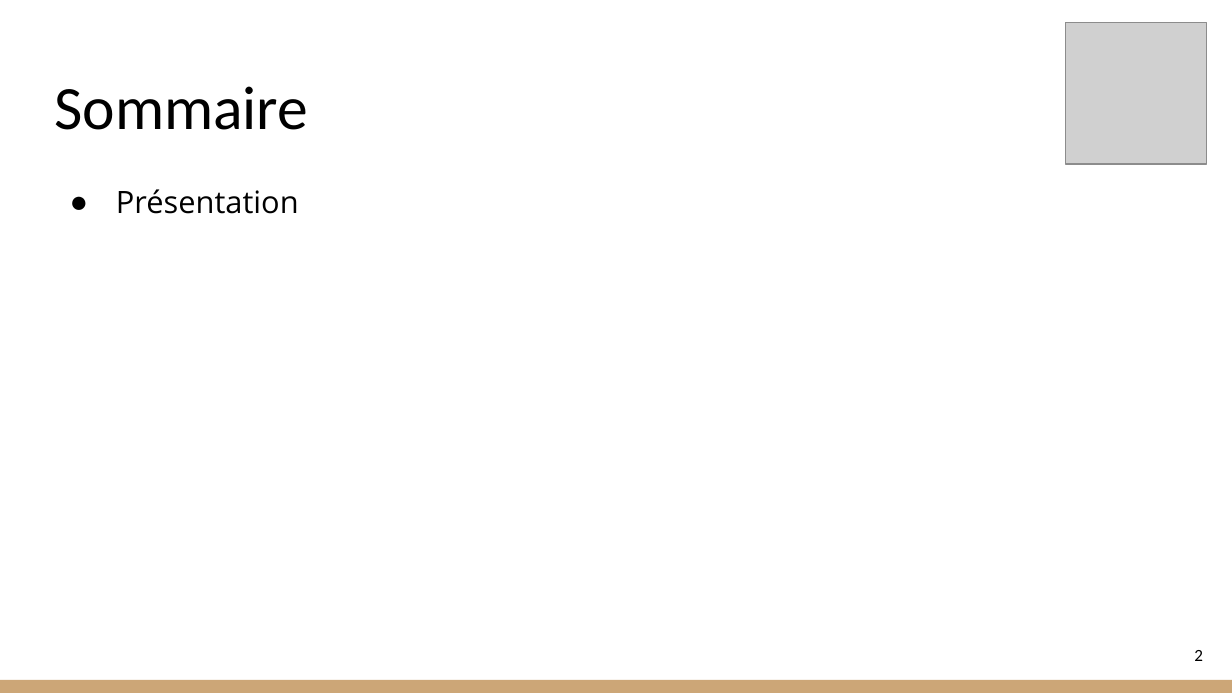
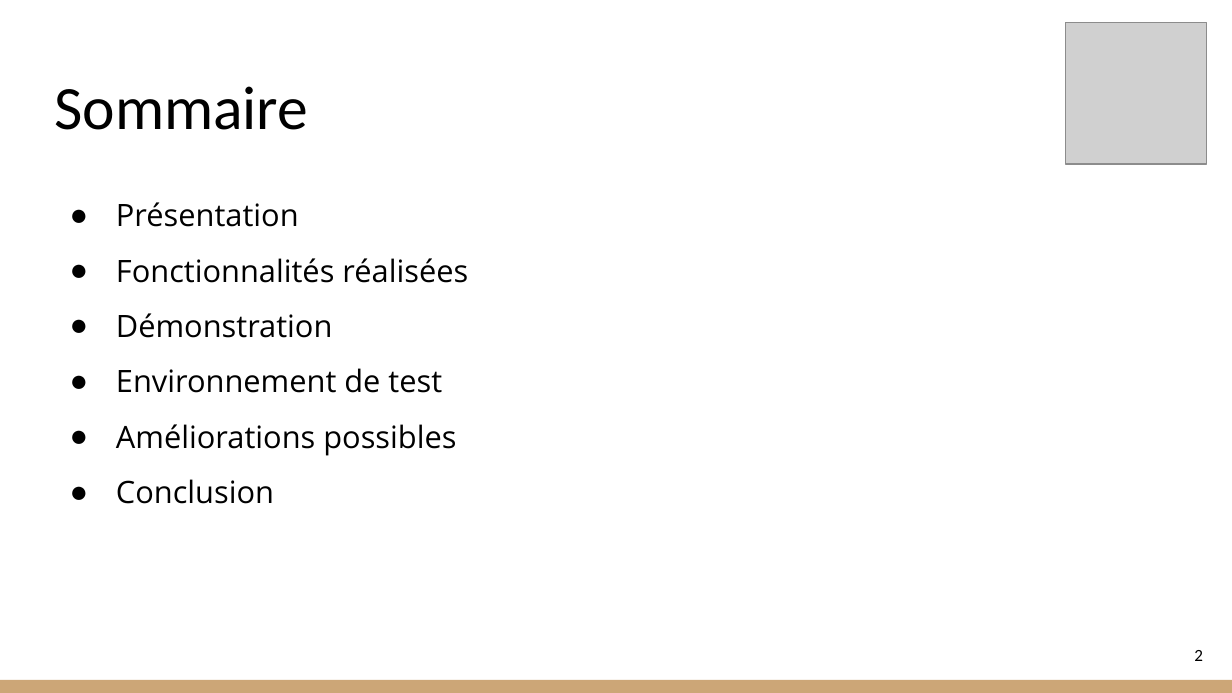
Before and after one commit to RohrbacherLeon/coditor, a slide deck: slide 2 of doc/Presentation_conception.pptx. Drawn at 1232x693 pixels with LibreOffice and Linux fonts; fonts in the diff are those of the drawing; grey boxes stand for pictures. Boxes give left, top, right and bottom in pixels: in the first picture for what was removed or moved away, otherwise in the second. Text is boxed around its words. In the diff, an @@ line names an element or a change of style, - is before the commit and + after.

```diff
--- a/doc/Presentation_conception.pptx
+++ b/doc/Presentation_conception.pptx
@@ text at (116,202,299,227): line spacing 1.15 to 1.5 @@
@@ text at (116,258,468,504): paragraphs added @@
+● Fonctionnalités réalisées
+● Démonstration
+● Environnement de test
+● Améliorations possibles
+● Conclusion
```
Also in this commit, not shown: 5 other slides changed, 4 slides added, 1 slide removed, 1 other file.
